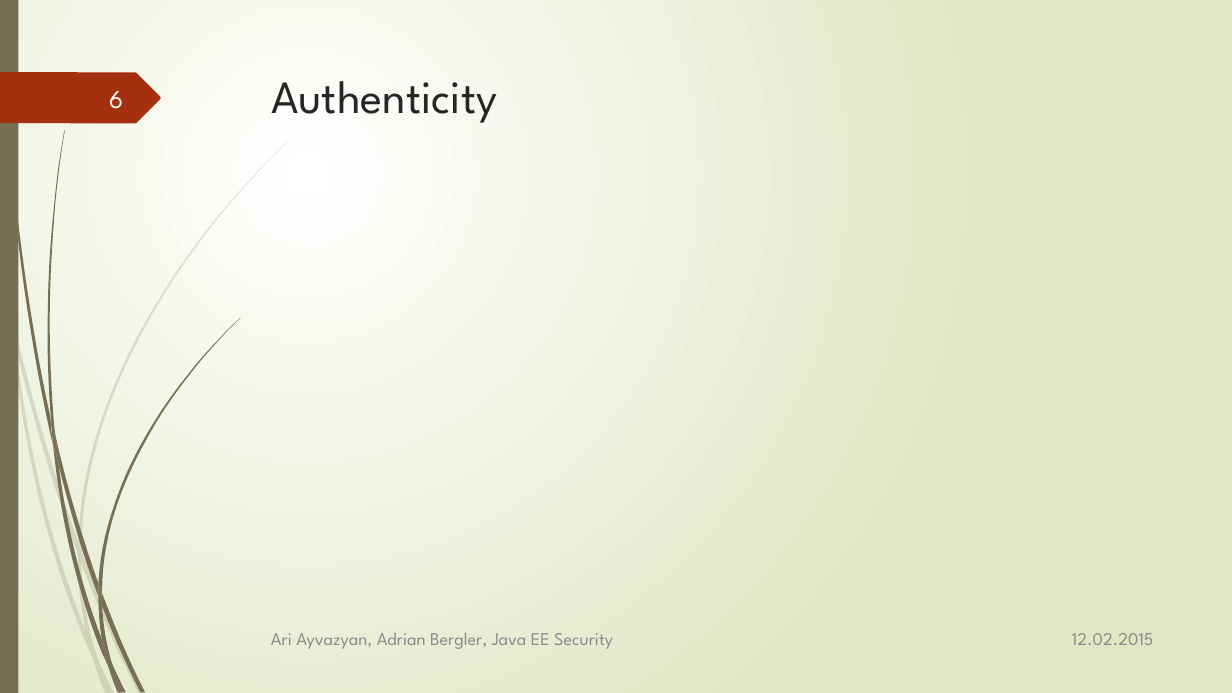
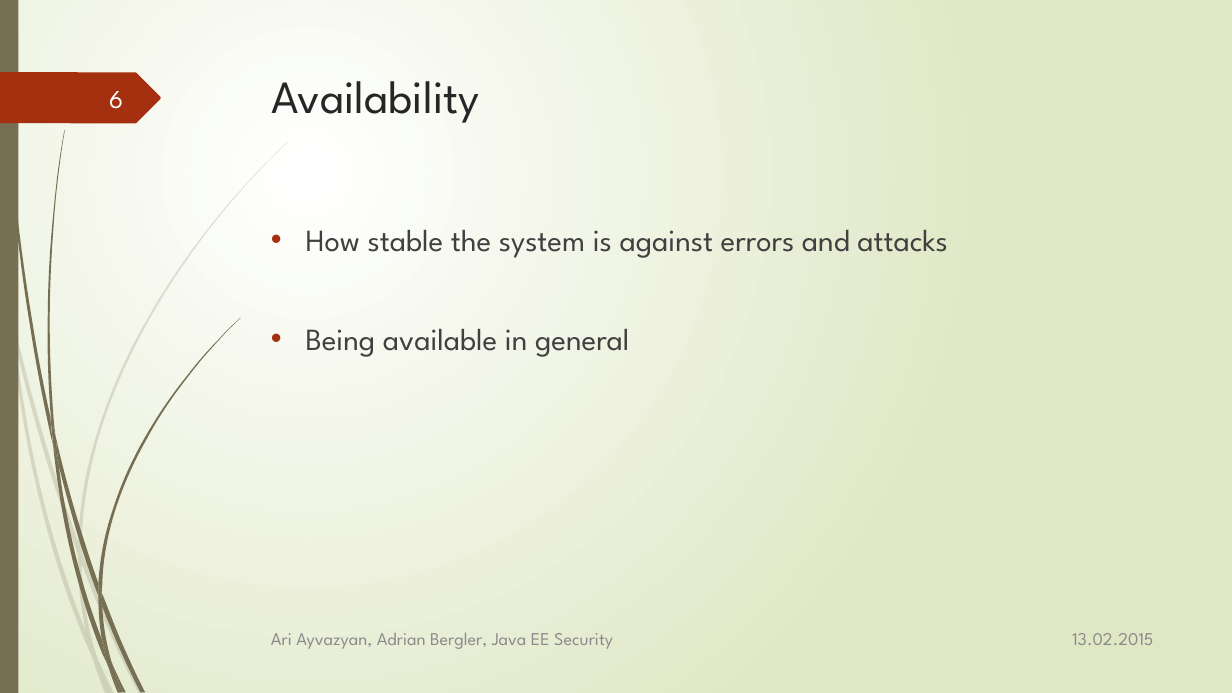
Before and after one commit to aayvazyan-tgm/JavaEESecurityExample, a slide deck: slide 6 of doc/Java EE - Security.pptx. Drawn at 1232x693 pixels with LibreOffice and Linux fonts; fonts in the diff are those of the drawing. Boxes give left, top, right and bottom in pixels: in the first picture for what was removed or moved away, otherwise in the second. Text is boxed around its words. In the diff, an @@ line names an element or a change of style, - is before the commit and + after.

```diff
--- a/doc/Java EE - Security.pptx
+++ b/doc/Java EE - Security.pptx
@@ title at box(271, 81, 479, 123): text changed @@
-Authenticity
+Availability
@@ text added at box(306, 230, 947, 357), 24 pt, text #404040 @@
+• How stable the system is against errors and attacks
+• Being available in general
@@ text at box(1072, 633, 1153, 645): text changed @@
-12.02.2015
+13.02.2015
```
Also in this commit, not shown: 25 other slides changed, 1 other file.
